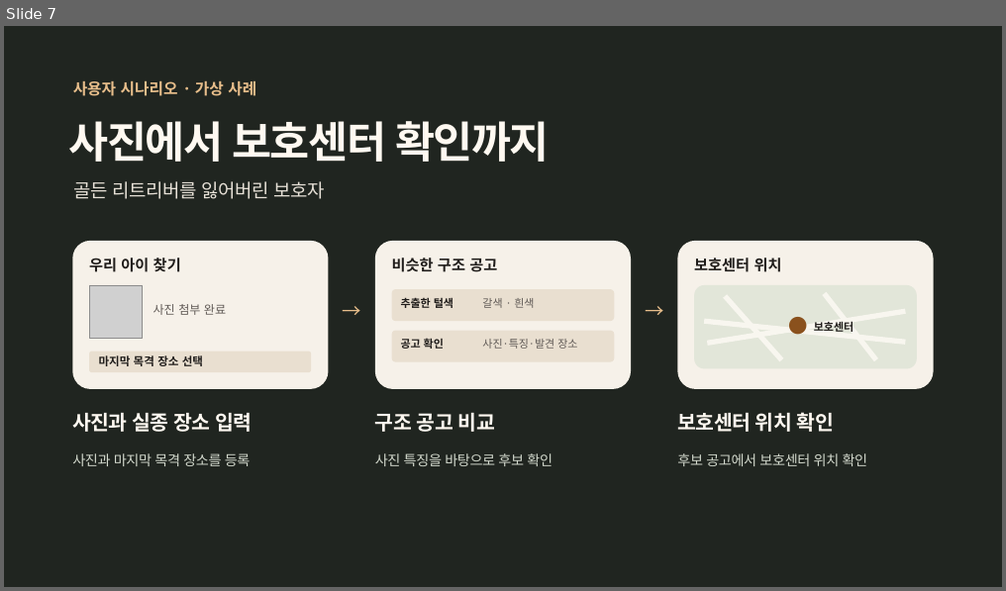
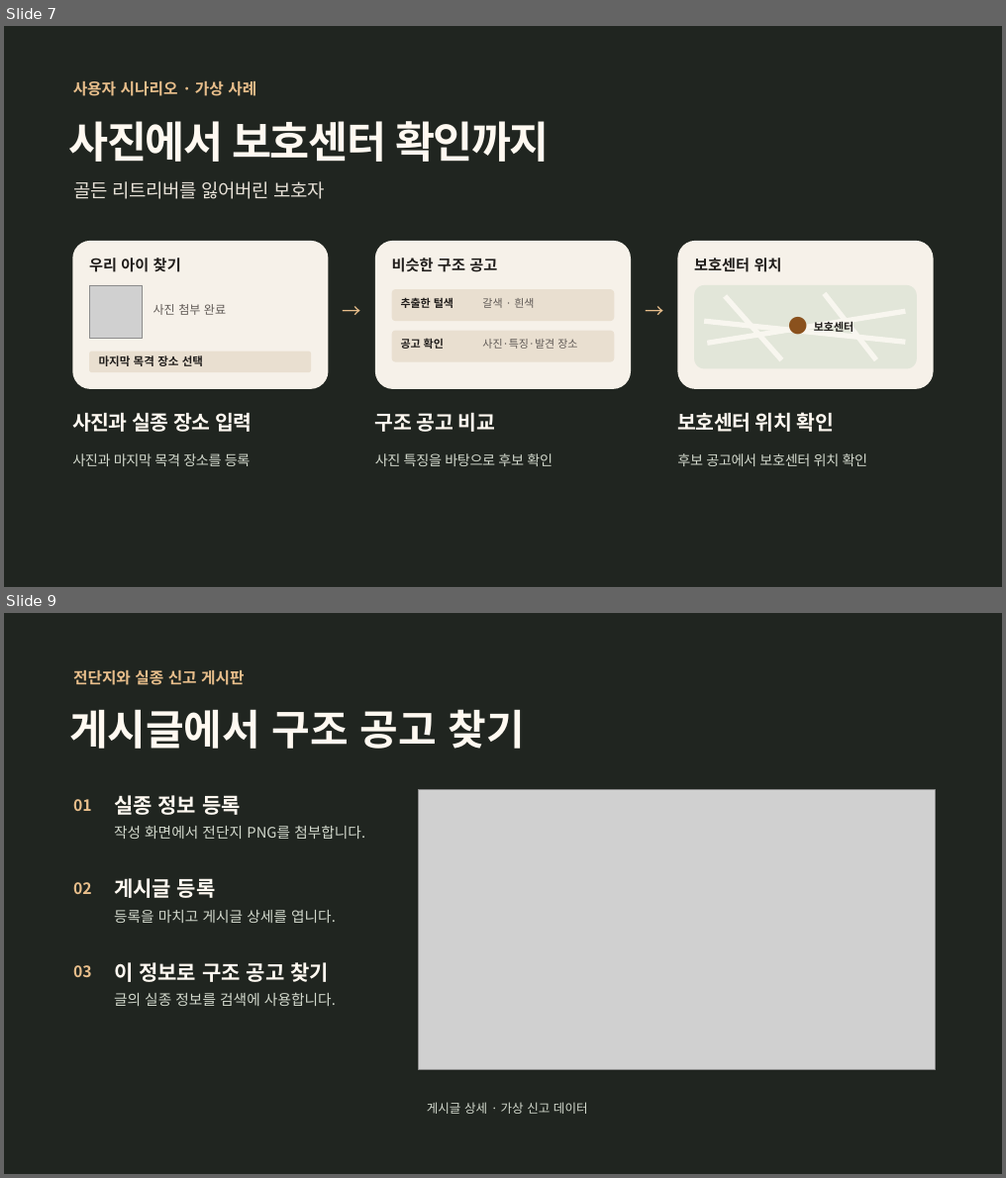
Before and after one commit to aio-03-p2-team1/aio-03-p2-team1, a slide deck: P2/ppt/dasimanna-team-intro.pptx. Shown one above the other, each under a label of ours: slide 7 before the commit, slides 7 and 9 after it; the slides between them are not shown. The pictures are 1006x591 and 1006x1178 pixels, drawn with LibreOffice and Linux fonts; fonts in the diff are those of the drawing; grey boxes stand for pictures. Boxes give left, top, right and bottom in pixels: in the first picture for what was removed or moved away, otherwise in the second. Text is boxed around its words. In the diff, an @@ line names an element or a change of style, - is before the commit and + after.

Commit message:
docs: 발표 PPT에 전단지와 동물 검색 시연 추가

```diff
--- a/P2/ppt/dasimanna-team-intro.pptx
+++ b/P2/ppt/dasimanna-team-intro.pptx
@@ slide 9 added at (x1=4, y1=613, x2=1002, y2=1174), background #202520 @@
@@ text added at (x1=73, y1=670, x2=244, y2=685), 15 pt, text #E8BE8B, bold @@
+전단지와 실종 신고 게시판
@@ text added at (x1=69, y1=709, x2=525, y2=749), 40 pt, text #FFF9F1, bold @@
+게시글에서 구조 공고 찾기
@@ picture added at (x1=418, y1=789, x2=936, y2=1069) @@
@@ text added at (x1=73, y1=799, x2=92, y2=811), 15 pt, text #E8BE8B, bold @@
+01
@@ text added at (x1=114, y1=795, x2=241, y2=815), 20 pt, text #FFF9F1, bold @@
+실종 정보 등록
@@ text added at (x1=114, y1=826, x2=365, y2=839), 14 pt, text #D3D9CD @@
+작성 화면에서 전단지 PNG를 첨부합니다.
@@ text added at (x1=114, y1=878, x2=216, y2=898), 20 pt, text #FFF9F1, bold @@
+게시글 등록
@@ text added at (x1=73, y1=882, x2=92, y2=894), 15 pt, text #E8BE8B, bold @@
+02
@@ text added at (x1=114, y1=910, x2=336, y2=923), 14 pt, text #D3D9CD @@
+등록을 마치고 게시글 상세를 엽니다.
@@ text added at (x1=73, y1=965, x2=92, y2=977), 15 pt, text #E8BE8B, bold @@
+03
@@ text added at (x1=114, y1=962, x2=329, y2=982), 20 pt, text #FFF9F1, bold @@
+이 정보로 구조 공고 찾기
@@ text added at (x1=114, y1=992, x2=336, y2=1006), 14 pt, text #D3D9CD @@
+글의 실종 정보를 검색에 사용합니다.
@@ text added at (x1=427, y1=1102, x2=588, y2=1114), 12 pt, text #D3D9CD @@
+게시글 상세 · 가상 신고 데이터
```
Also in this commit, not shown: 3 other slides added.
